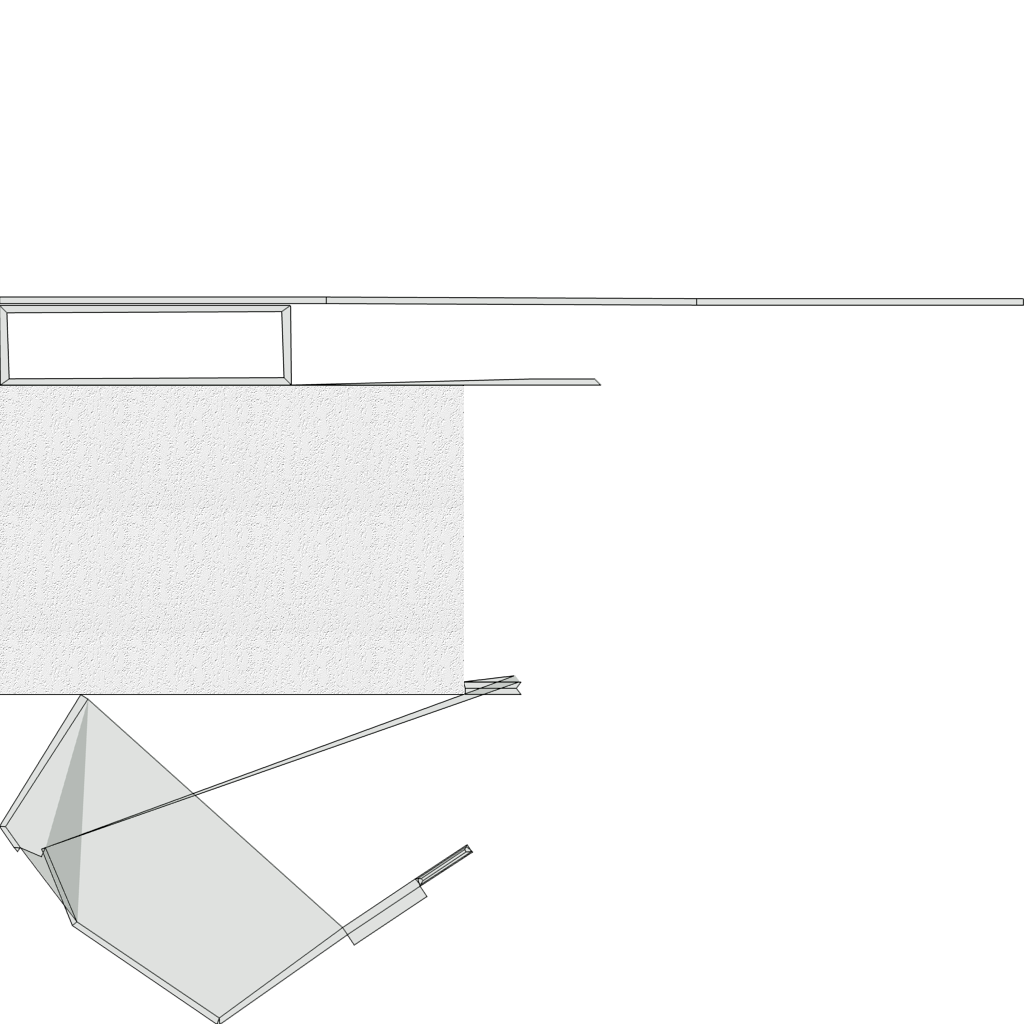
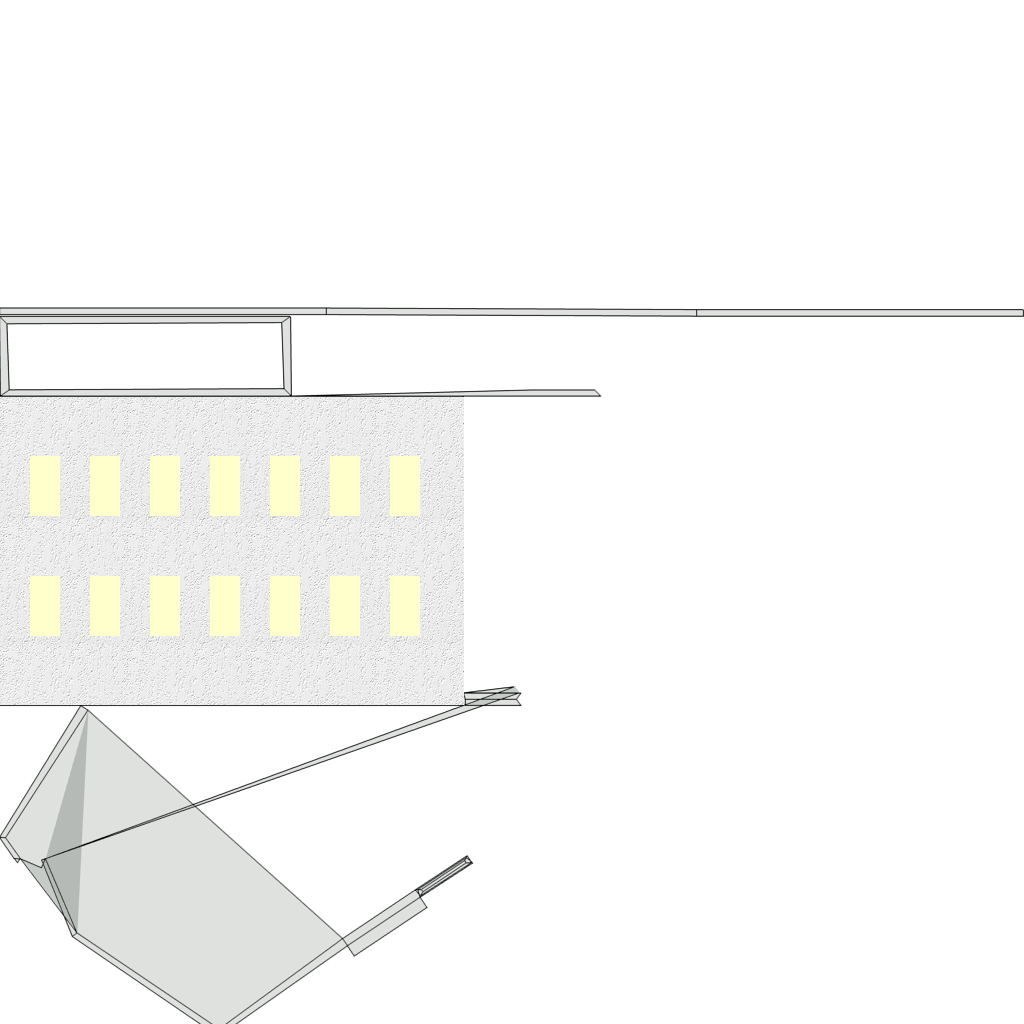
Revision of a layered (1024, 1024) image; what changed, layer by layer:
removed layer "Transformation" over [0, 386, 464, 694]
painted on "ceiling_uvmap.png" over [0, 296, 1024, 1024]
